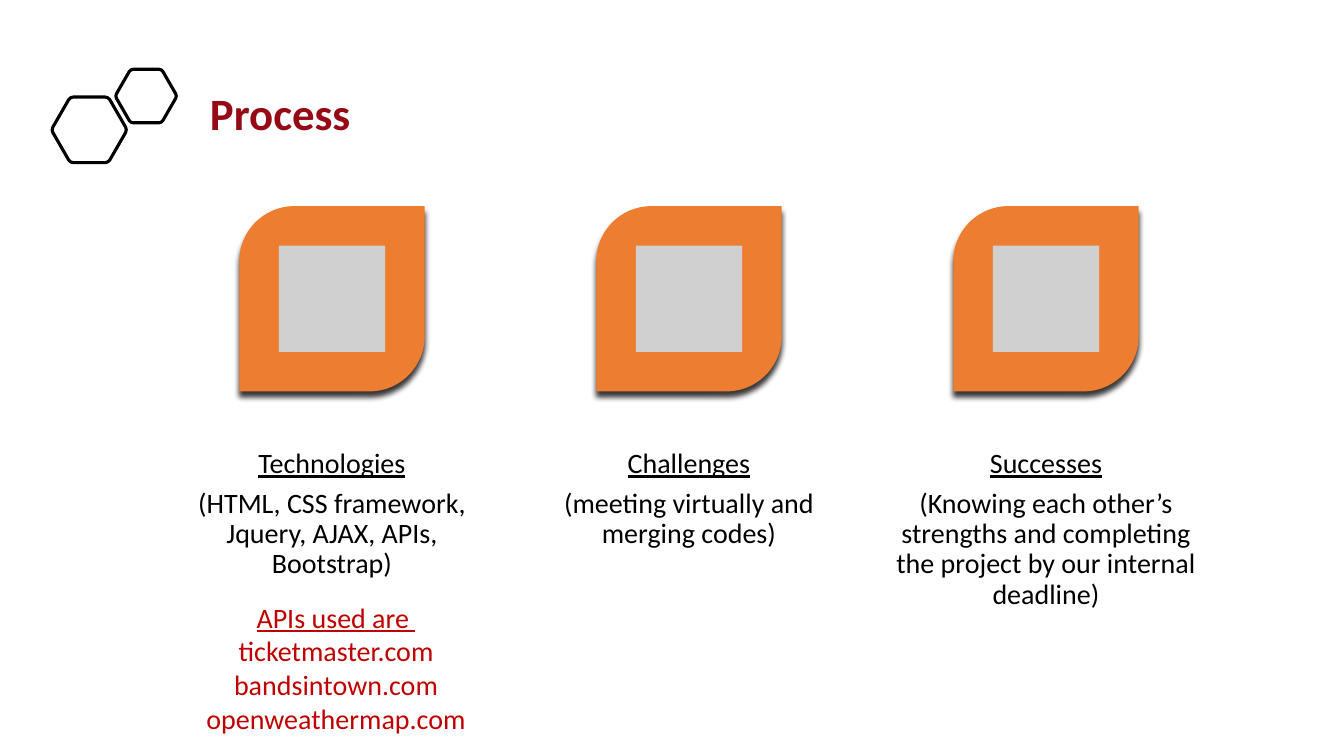
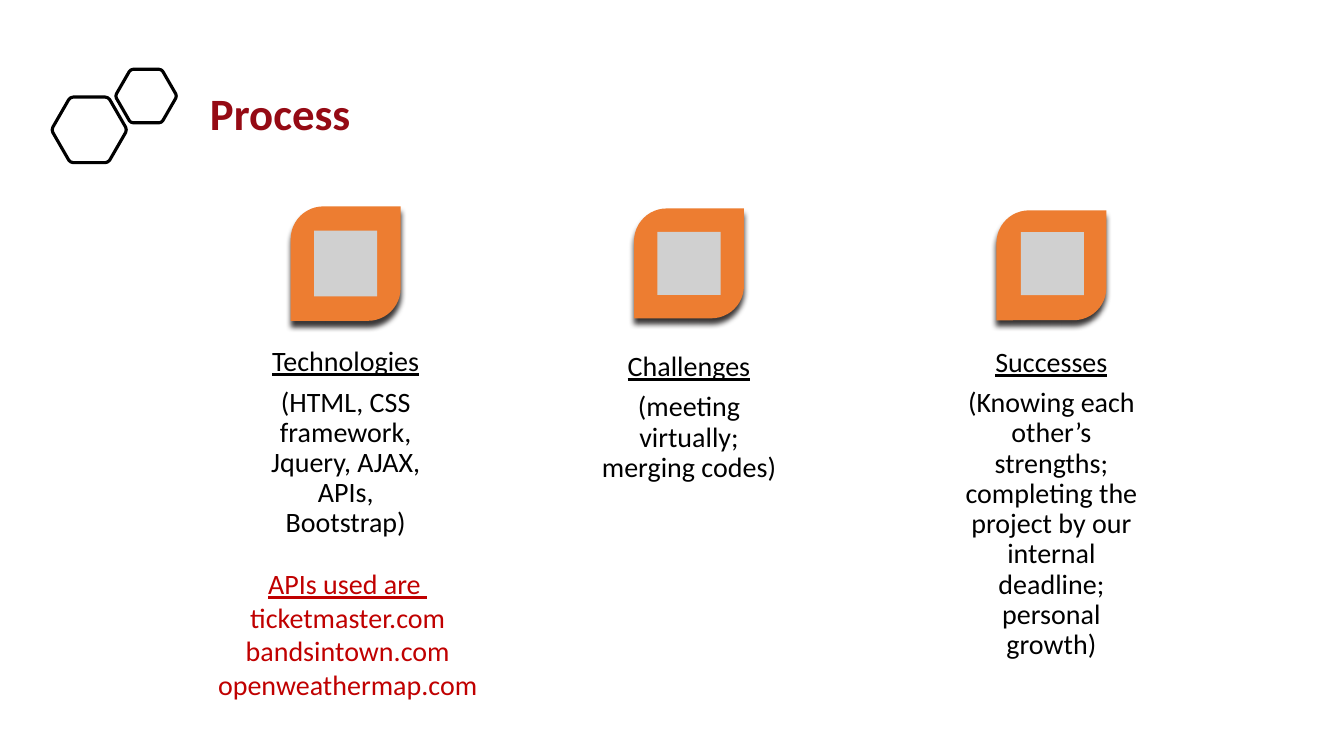
Before and after one commit to PManapat/Music-VP, a slide deck: slide 4 of Project1.pptx. Drawn at 1344x756 pixels with LibreOffice and Linux fonts; fonts in the diff are those of the drawing; grey boxes stand for pictures. Boxes give left, top, right and bottom in pixels: in the first picture for what was removed or moved away, otherwise in the second. Text is boxed around its words. In the diff, an @@ line names an element or a change of style, - is before the commit and + after.

```diff
--- a/Project1.pptx
+++ b/Project1.pptx
@@ round diag rect: place and size @@
-round diag rect at (239,206,424,391)
+round diag rect at (290,207,400,322)
@@ round diag rect: place and size @@
-round diag rect at (597,206,782,391)
+round diag rect at (634,209,744,319)
@@ picture added at (315,231,378,296) @@
@@ picture added at (657,232,721,295) @@
@@ round diag rect: place and size @@
-round diag rect at (954,206,1139,391)
+round diag rect at (997,211,1107,321)
@@ picture: place and size @@
-picture at (993,246,1099,352)
+picture at (1021,232,1085,295)
@@ picture removed at (279,246,385,352) @@
@@ picture removed at (636,246,742,352) @@
@@ text "Technologies" rewrapped from (198,453,465,578) to (271,351,420,537) @@
@@ text "Challenges": place and size @@
-text "Challenges" at (564,453,814,548)
+text "Challenges" at (602,356,776,482)
@@ text "Successes": place and size @@
-text "Successes" at (896,454,1195,608)
+text "Successes" at (966,354,1137,659)
@@ text at (602,395,776,482): text changed @@
-(meeting virtually and merging codes)
+(meeting virtually; merging codes)
@@ text at (966,391,1137,659): text changed @@
-(Knowing each other’s strengths and completing the project by our internal deadline)
+(Knowing each other’s strengths; completing the project by our internal deadline; personal growth)
@@ text "APIs used are": place and size @@
-text "APIs used are" at (206,608,465,734)
+text "APIs used are" at (218,574,477,700)
```
Also in this commit, not shown: 3 other slides changed, 1 other file.
